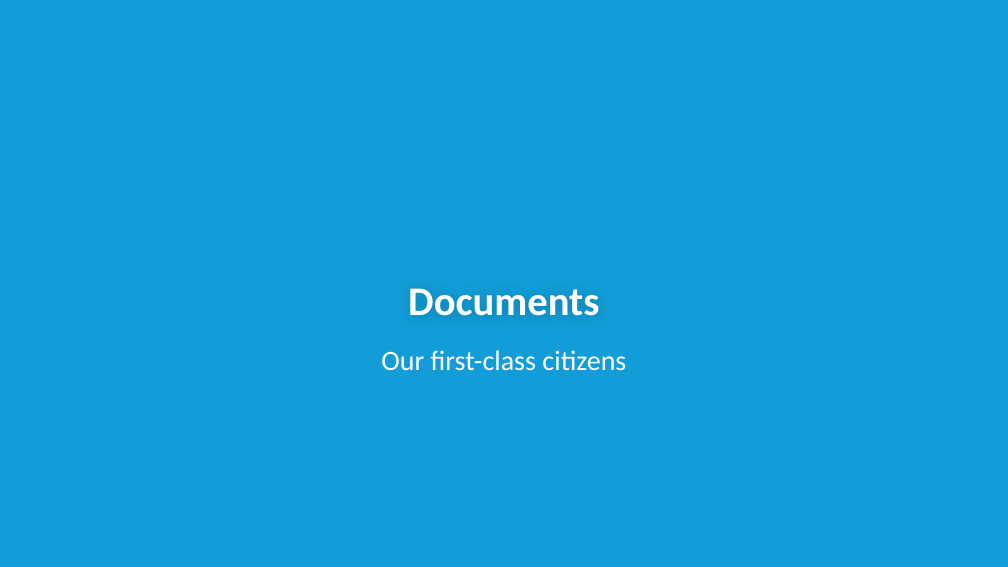
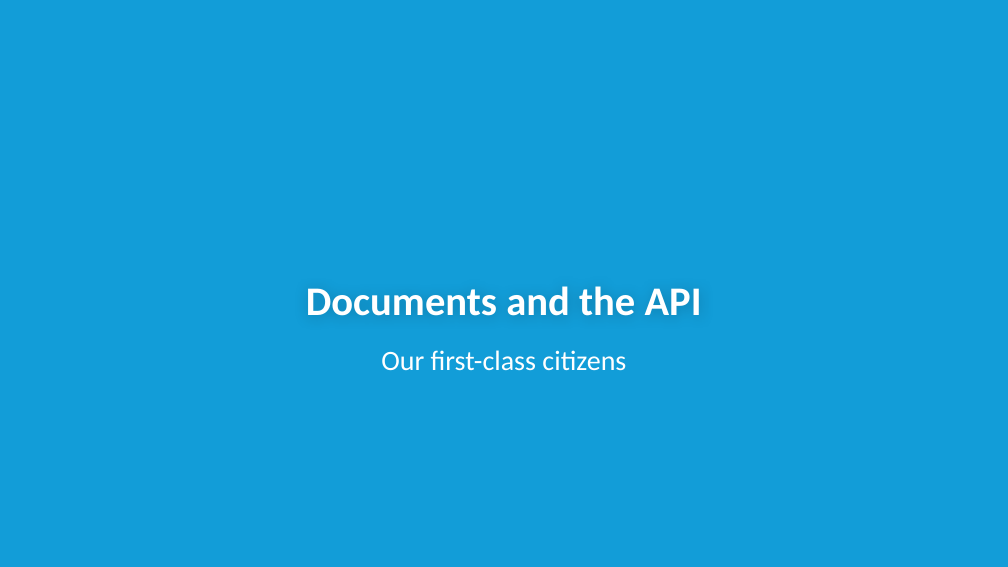
Before and after one commit to subalakr/workshop, a slide deck: slide 12 of server/presentations/Lec-02_Programming_Couchbase.pptx. Drawn at 1008x567 pixels with LibreOffice and Linux fonts; fonts in the diff are those of the drawing; background and template pictures are left out. Boxes give left, top, right and bottom in pixels: in the first picture for what was removed or moved away, otherwise in the second. Text is boxed around its words. In the diff, an @@ line names an element or a change of style, - is before the commit and + after.

```diff
--- a/server/presentations/Lec-02_Programming_Couchbase.pptx
+++ b/server/presentations/Lec-02_Programming_Couchbase.pptx
@@ title at <box>306,286,702,316</box>: text changed @@
-Documents
+Documents and the API
```
Also in this commit, not shown: 6 other slides changed, 3 slides added, 4 slides removed, 9 other files.
